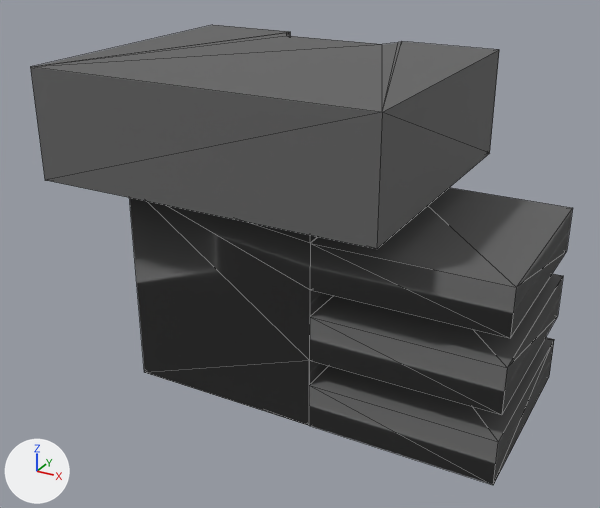
The glTF model Hangar.glb: old version first, new version second.
One viewpoint serves both versions: a 50 mm camera at (234.0, -380.0, 140.0) aimed at (31.0, -11.0, -45.0). The lights are fixed; the arrows at lower left show +X, +Y and +Z. The older version comes first. Mesh edges are drawn as thin lines. Where no turn or scale is listed for an object, it has been applied to the vertices. Vertices at exactly the same position are counted once.

The older version as bpy lines, for what is in view:
```python
me_cube_007 = bpy.data.meshes.new('Cube.007')
me_cube_007.from_pydata(...)  # 147 vertices, 232 faces; spans x -84.0..106.0, y -80.0..80.0, z -30.0..29.0
# faces by material slot: [112, 120]
me_cube_007.materials.append(mat_grey)  # dark grey #6c6c6c
me_cube_007.materials.append(mat_danger)  # white #ffffff
me_cube_008 = bpy.data.meshes.new('Cube.008')
me_cube_008.from_pydata(...)  # 197 vertices, 329 faces; spans x -50.0..160.0, y -55.0..55.0, z -120.0..1.0
# faces by material slot: [273, 56]
me_cube_008.materials.append(mat_grey)  # dark grey #6c6c6c
me_cube_008.materials.append(mat_hydraulic_male)  # light grey #c1c1c1
ob_lower_hangar = bpy.data.objects.new('Lower Hangar', me_cube_008)
ob_lower_hangar.location = (0.0, 0.0, -1.0)
ob_upper_hangar = bpy.data.objects.new('Upper Hangar', me_cube_007)
ob_upper_hangar.location = (0.0, -0.3, 29.7)
```
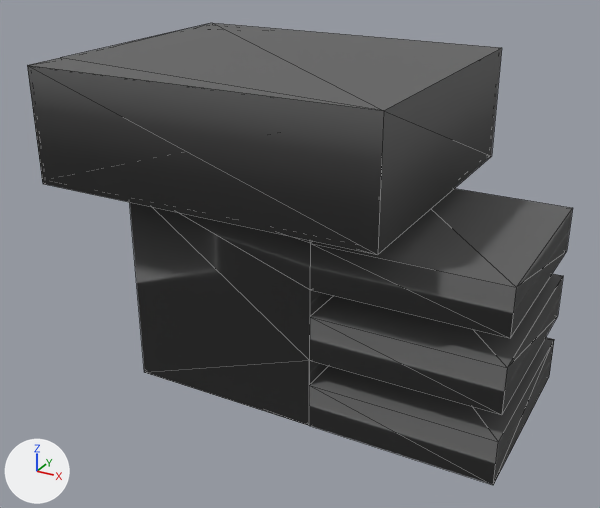
Boxes [x1, y1, x2, y2] around the edits, measured in the pictures (600 x 508 px):
'Upper Hangar', reshaped: before [30, 25, 499, 249]; after [27, 23, 502, 255]
part 1 of me_cube_007, built on: before [33, 25, 289, 67]; after [27, 23, 502, 255]

The change in detail:
me_cube_007 is used by ob_upper_hangar; location (0.0, -0.3, 29.7).
me_cube_007 had 147 vertices, 232 faces and spanned x -84.0..106.0, y -80.0..80.0, z -30.0..29.0.
me_cube_007 now has 227 vertices, 453 faces and spans x -85.0..107.0, y -81.0..81.0, z -33.0..30.0.
Part 1, on me_cube_007:
6 faces are deleted.
74 vertices are added at x -85.0..107.0, y -81.0..81.0, z -33.0..29.0.
6 new vertices lie (0.0, 0.0, 62.0) away from vertices in x -85.0..107.0, y -81.0..81.0, z -32.0.
107 new faces join them, mat_grey (dark grey #6c6c6c).
120 new faces join them, mat_danger (white #ffffff).
